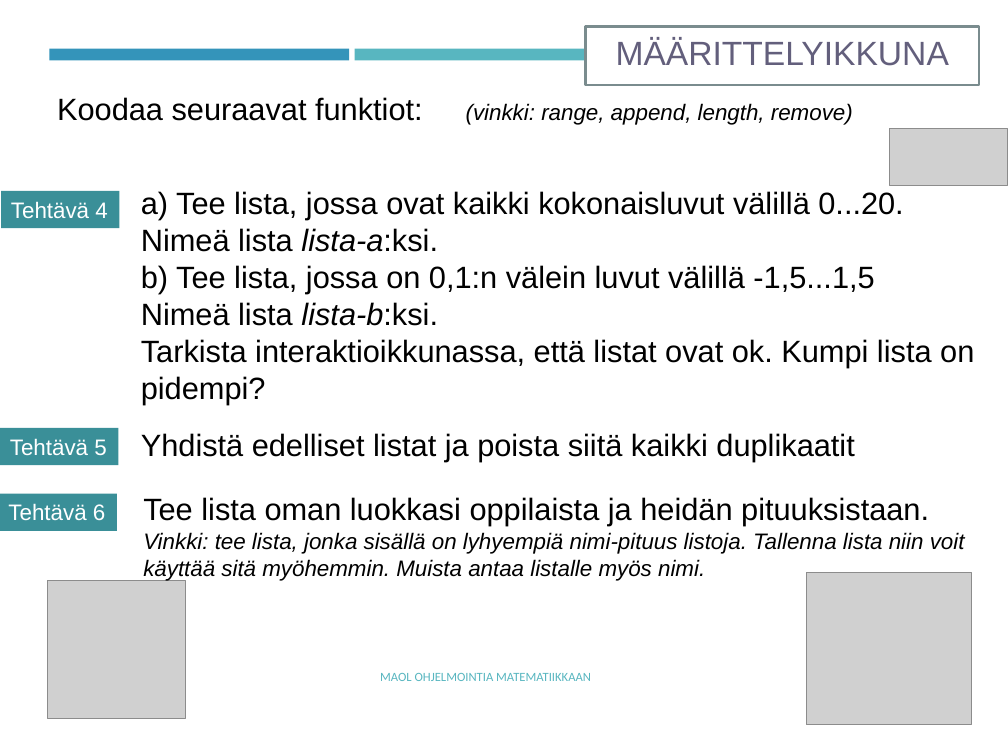
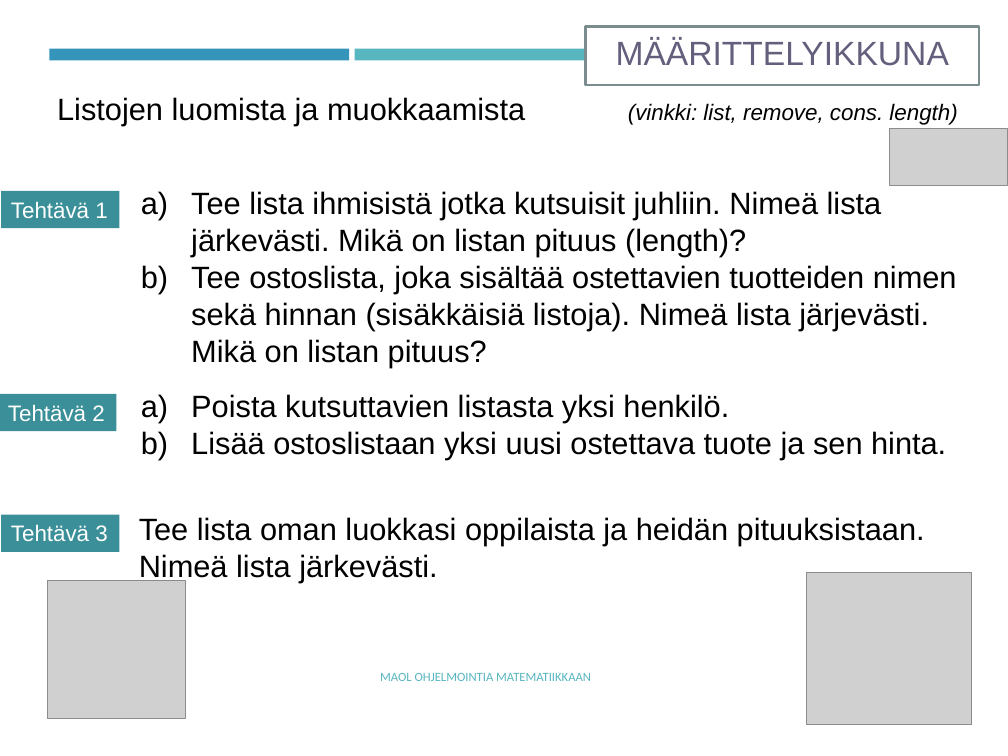
Before and after one commit to tyynetyyne/tyynetyyne.github.io, a slide deck: slide 7 of tehtavat/tiedostot/maol/power_point/Racket-MAOL-9-listat.pptx. Drawn at 1008x756 pixels with LibreOffice and Linux fonts; fonts in the diff are those of the drawing; grey boxes stand for pictures. Boxes give left, top, right and bottom in pixels: in the first picture for what was removed or moved away, otherwise in the second. Text is boxed around its words. In the diff, an @@ line names an element or a change of style, - is before the commit and + after.

Commit message:
Lisää tehtäviä

```diff
--- a/tehtavat/tiedostot/maol/power_point/Racket-MAOL-9-listat.pptx
+++ b/tehtavat/tiedostot/maol/power_point/Racket-MAOL-9-listat.pptx
@@ text at (57,97,957,125): text changed @@
-Koodaa seuraavat funktiot: (vinkki: range, append, length, remove)
+Listojen luomista ja muokkaamista (vinkki: list, remove, cons. length)
@@ text in rectangle at (11,201,107,218): text changed @@
-Tehtävä 4
+Tehtävä 1
@@ text at (191,191,957,367): text changed @@
-a) Tee lista, jossa ovat kaikki kokonaisluvut välillä 0...20.
-Nimeä lista lista-a:ksi.
-b) Tee lista, jossa on 0,1:n välein luvut välillä -1,5...1,5
-Nimeä lista lista-b:ksi.
-Tarkista interaktioikkunassa, että listat ovat ok. Kumpi lista on pidempi?
+a) Tee lista ihmisistä jotka kutsuisit juhliin. Nimeä lista järkevästi. Mikä on listan pituus (length)?
+b) Tee ostoslista, joka sisältää ostettavien tuotteiden nimen sekä hinnan (sisäkkäisiä listoja). Nimeä lista järjevästi. Mikä on listan pituus?
@@ rectangle "Tehtävä 2": place and size @@
-rectangle "Tehtävä 2" at (0,428,118,466)
+rectangle "Tehtävä 2" at (0,394,116,431)
@@ text in rectangle at (8,404,104,421): text changed @@
-Tehtävä 5
+Tehtävä 2
@@ text at (191,394,946,460): text changed @@
-Yhdistä edelliset listat ja poista siitä kaikki duplikaatit
+a) Poista kutsuttavien listasta yksi henkilö.
+b) Lisää ostoslistaan yksi uusi ostettava tuote ja sen hinta.
@@ rectangle "Tehtävä 3": place and size @@
-rectangle "Tehtävä 3" at (0,494,117,531)
+rectangle "Tehtävä 3" at (1,515,119,552)
@@ text in rectangle at (11,524,107,541): text changed @@
-Tehtävä 6
+Tehtävä 3
@@ text at (139,517,925,583): text changed; size 16 to 22 pt; italic off @@
-Tee lista oman luokkasi oppilaista ja heidän pituuksistaan.
-Vinkki: tee lista, jonka sisällä on lyhyempiä nimi-pituus listoja. Tallenna lista niin voit käyttää sitä myöhemmin. Muista antaa listalle myös nimi.
+Tee lista oman luokkasi oppilaista ja heidän pituuksistaan. Nimeä lista järkevästi.
```
Also in this commit, not shown: 5 other slides changed, 11 slides added, 2 slides removed, 2 other files.
